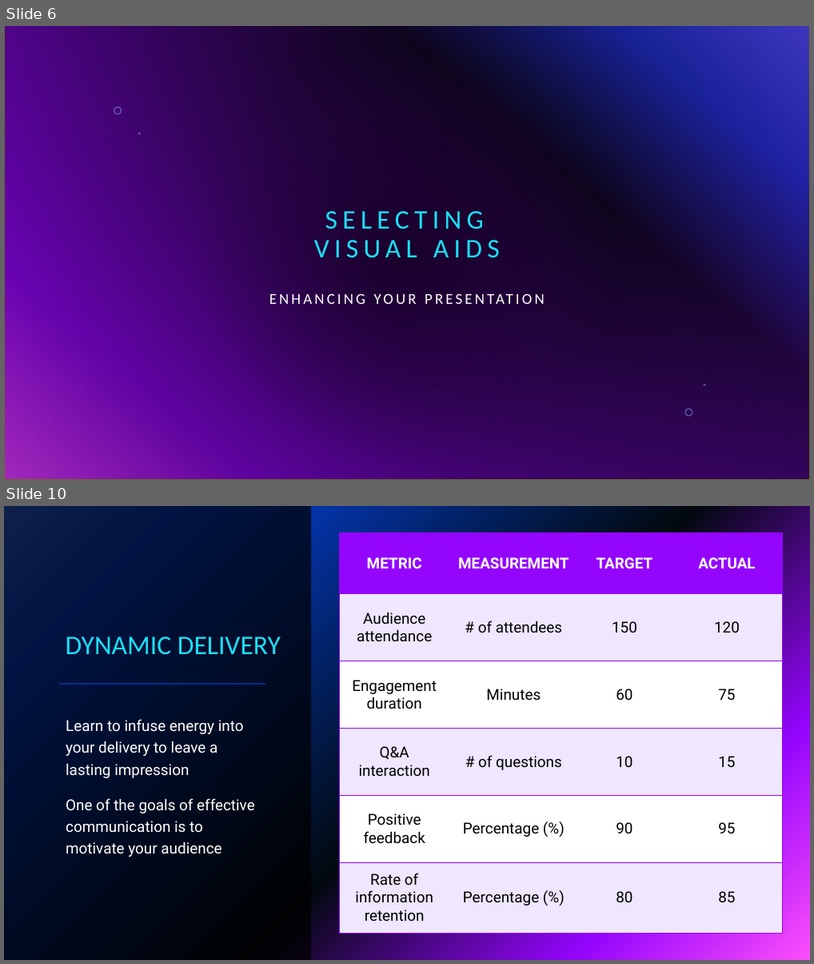
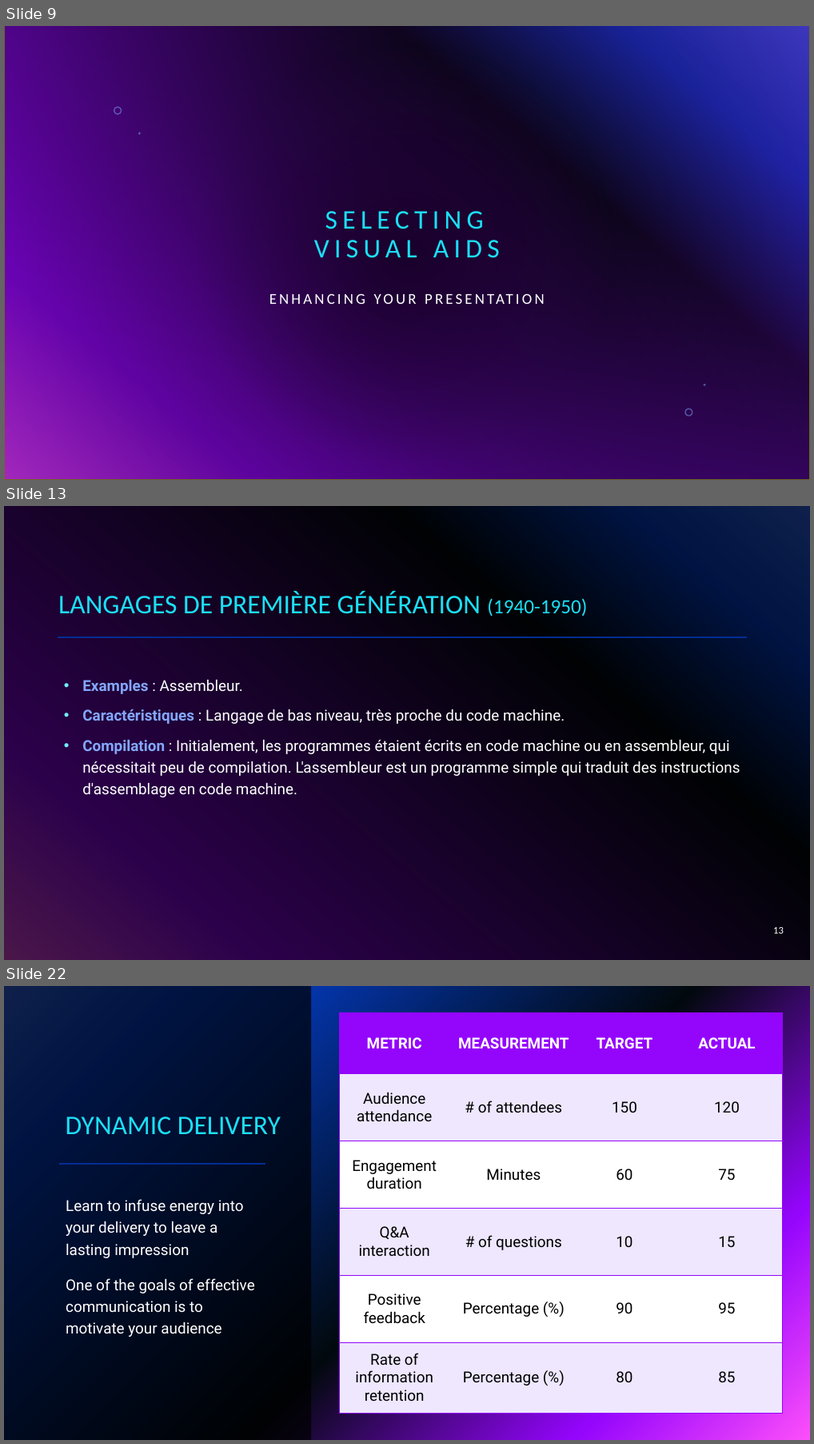
Before and after one commit to Firasss000/TLC, a slide deck: Theorie des langages.pptx. Shown one above the other, each under a label of ours: slides 6 and 10 before the commit, slides 9, 13 and 22 after it; the slides between them are not shown. The pictures are 814x964 and 814x1444 pixels, drawn with LibreOffice and Linux fonts; fonts in the diff are those of the drawing; background and template pictures are left out. Boxes give left, top, right and bottom in pixels: in the first picture for what was removed or moved away, otherwise in the second. Text is boxed around its words. In the diff, an @@ line names an element or a change of style, - is before the commit and + after.

```diff
--- a/Theorie des langages.pptx
+++ b/Theorie des langages.pptx
@@ slide 13 added at bbox=[4, 506, 810, 960], background gradient #316CFC to #0343DF to #02090E to #9405FC to #FC4EFB @@
@@ rectangle added at bbox=[4, 506, 810, 960], fill #000000 at 70% opacity @@
@@ title added at bbox=[58, 592, 587, 616], 32 pt, text #1CDFF5 @@
+LANGAGES DE PREMIÈRE GÉNÉRATION (1940-1950)
@@ line added from (58, 637) to (748, 637), #9405FC 2 pt @@
@@ text added at bbox=[82, 679, 740, 797], 18 pt, text #FFFFFF @@
+• Examples : Assembleur.
+• Caractéristiques : Langage de bas niveau, très proche du code machine.
+• Compilation : Initialement, les programmes étaient écrits en code machine ou en assembleur, qui nécessitait peu de compilation. L'assembleur est un programme simple qui traduit des instructions d'assemblage en code machine.
@@ page number added at bbox=[774, 927, 784, 933], 12 pt, text #FFFFFF @@
+13
@@ what was slide 6 is now slide 9 @@
@@ what was slide 10 is now slide 22 @@
```
Also in this commit, not shown: 17 other slides added, 8 slides removed.
